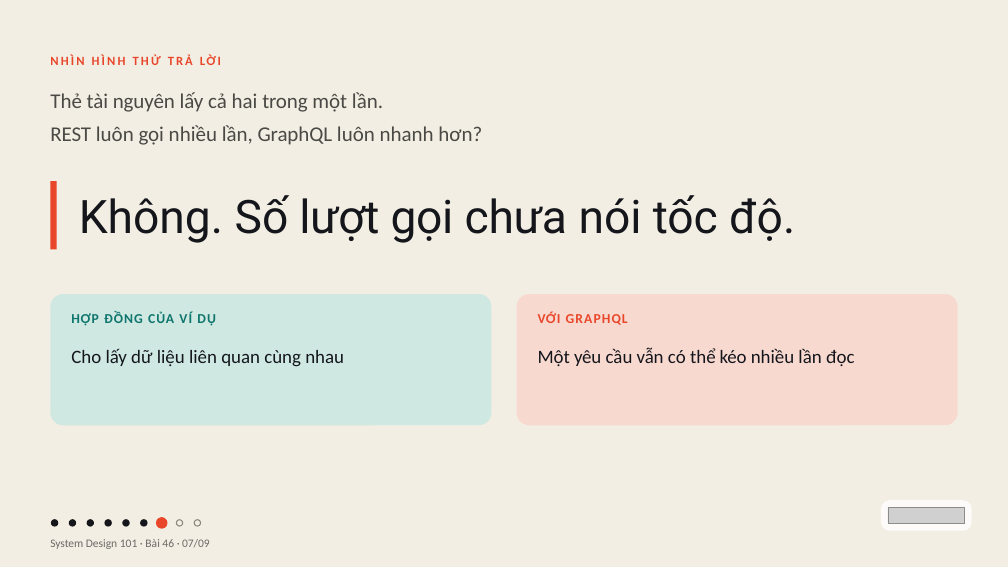
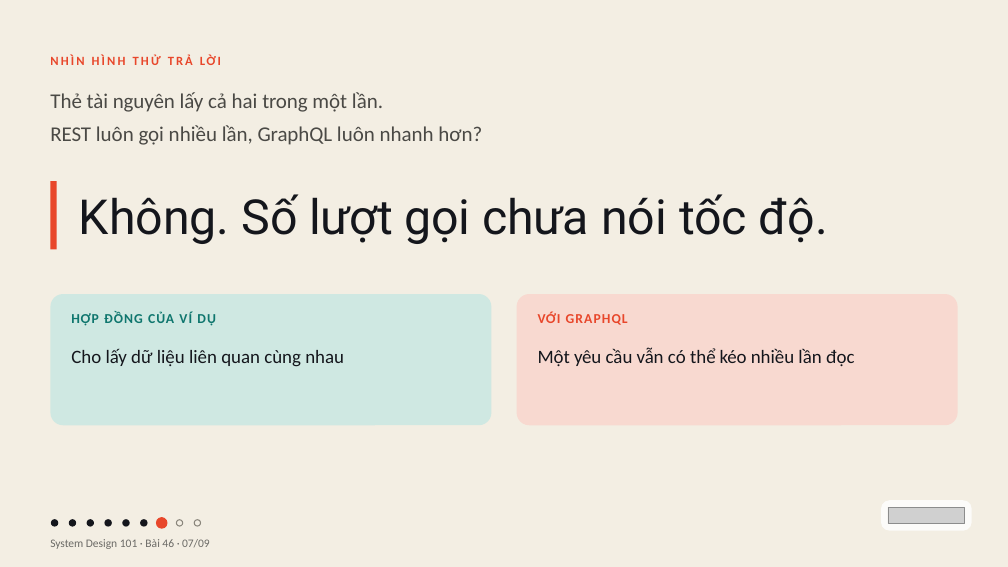
Before and after one commit to vohoailinh90/tool-marketing-studio, a slide deck: slide 7 of system-design-101/vi/lessons/sd-01-046/slides/sd-01-046.pptx. Drawn at 1008x567 pixels with LibreOffice and Linux fonts; fonts in the diff are those of the drawing; grey boxes stand for pictures. Boxes give left, top, right and bottom in pixels: in the first picture for what was removed or moved away, otherwise in the second. Text is boxed around its words. In the diff, an @@ line names an element or a change of style, - is before the commit and + after.

```diff
--- a/system-design-101/vi/lessons/sd-01-046/slides/sd-01-046.pptx
+++ b/system-design-101/vi/lessons/sd-01-046/slides/sd-01-046.pptx
@@ text "Không. Số lượt gọi chưa ..." at box(79, 194, 828, 244): size 66 to 69 pt; letter spacing -0.2 to -0.3 pt in "tốc"; letter spacing 0 to -0.1 pt in "độ."; line spacing 71.3pt to 74.5pt @@
```
Also in this commit, not shown: 1 other file.
